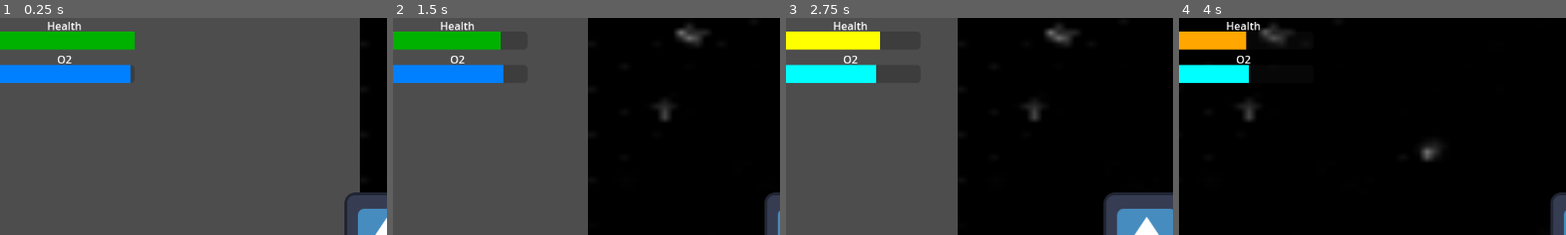
Above: before the commit, frames 1-4 (left to right).
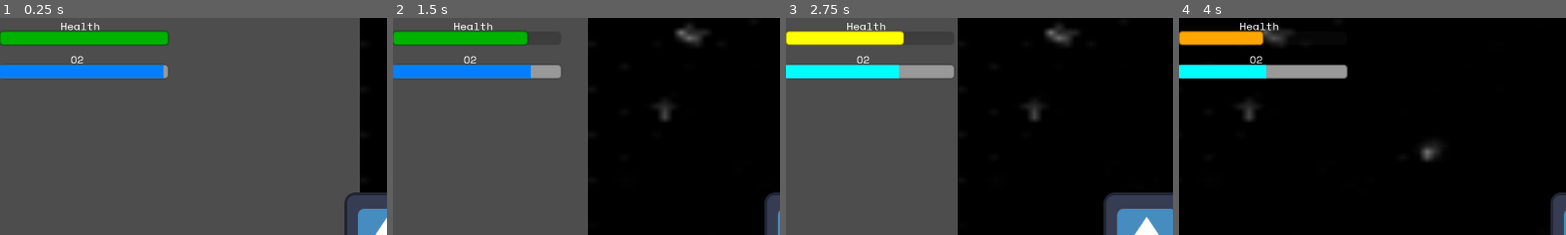
Above: after the commit, the same moments.

Repository: ProjectStarborne/Starborne
Game: Godot game, scene res://Scenes/environment.tscn
Two runs of this game, one before a commit and one after it. Both use one fixed random seed, a clock stepped at 60 frames per second and the inputs below. The engine's default icon, where the game draws it, is replaced by a stand-in: a white triangle on a blue panel in a dark square.
Inputs:
- Up to frame 1 (0.25 s): no input
- Up to frame 2 (1.5 s): tap Enter (ui_accept) at 0.5, 0.77 s; hold D (right) from 0.53 s (still down)
- Up to frame 3 (2.75 s): tap Enter (ui_accept) at 1.52 s; release D (right) at 2.03 s; hold A (left) from 2.03 s (still down)
- Up to frame 4 (4 s): release A (left) at 2.78 s; hold D (right) from 2.78 s (still down); tap Enter (ui_accept) at 3.02, 3.77 s
The pictures show only the part of the screen within x 0-50%, y 0-50%; the shares and areas given below are measured in that part.

The runs differ from the first frame. In frame 1, 3.7% of the frame differs, in the area x 0-44%, y 1-30%; in frame 2, 3.5%; in frame 3, 3.5%; in frame 4, 3.6%.

Commit message:
Changed font labels and upgraded bar customization

Diff:
--- a/Scenes/environment.tscn
+++ b/Scenes/environment.tscn
@@ -1,8 +1,25 @@
-[gd_scene load_steps=4 format=3 uid="uid://pewylh8ghso2"]
+[gd_scene load_steps=7 format=3 uid="uid://pewylh8ghso2"]
 
 [ext_resource type="Texture2D" uid="uid://bmihcemu0akoh" path="res://Assets/images/tempbg.png" id="1_p4joc"]
 [ext_resource type="PackedScene" uid="uid://cg1n3hs12k8ko" path="res://Scenes/player.tscn" id="3_36mgh"]
 [ext_resource type="Script" path="res://Scripts/player.gd" id="3_vfilr"]
+[ext_resource type="FontFile" uid="uid://bu31gsw3wcg8t" path="res://Assets/fonts/SpaceMono-Regular.ttf" id="4_f7k6m"]
+
+[sub_resource type="StyleBoxFlat" id="StyleBoxFlat_4doei"]
+corner_radius_top_left = 5
+corner_radius_top_right = 5
+corner_radius_bottom_right = 5
+corner_radius_bottom_left = 5
+shadow_size = 2
+anti_aliasing_size = 3.0
+
+[sub_resource type="StyleBoxFlat" id="StyleBoxFlat_wwxlt"]
+corner_radius_top_left = 5
+corner_radius_top_right = 5
+corner_radius_bottom_right = 5
+corner_radius_bottom_left = 5
+shadow_size = 2
+anti_aliasing_size = 3.0
 
 [node name="Environment" type="Node2D"]
 
@@ -22,25 +39,29 @@
 
 [node name="HealthBar" type="ProgressBar" parent="CanvasLayer"]
 offset_top = 20.0
-offset_right = 200.0
-offset_bottom = 47.0
+offset_right = 250.0
+offset_bottom = 40.0
+theme_override_styles/fill = SubResource("StyleBoxFlat_4doei")
 show_percentage = false
 
 [node name="OxygenBar" type="ProgressBar" parent="CanvasLayer"]
 offset_top = 70.0
-offset_right = 200.0
-offset_bottom = 97.0
+offset_right = 250.0
+offset_bottom = 90.0
+theme_override_styles/background = SubResource("StyleBoxFlat_wwxlt")
 show_percentage = false
 
 [node name="HealthLabel" type="Label" parent="CanvasLayer"]
-offset_left = 70.0
-offset_right = 122.0
-offset_bottom = 23.0
+offset_left = 90.0
+offset_right = 149.0
+offset_bottom = 24.0
+theme_override_fonts/font = ExtResource("4_f7k6m")
 text = "Health"
 
 [node name="OxygenLabel" type="Label" parent="CanvasLayer"]
-offset_left = 85.0
+offset_left = 105.0
 offset_top = 50.0
-offset_right = 125.0
-offset_bottom = 73.0
+offset_right = 145.0
+offset_bottom = 74.0
+theme_override_fonts/font = ExtResource("4_f7k6m")
 text = "O2"
Binary file added: Assets/fonts/SpaceMono-Regular.ttf
Not shown, added: Assets/fonts/SpaceMono-Regular.ttf.import
